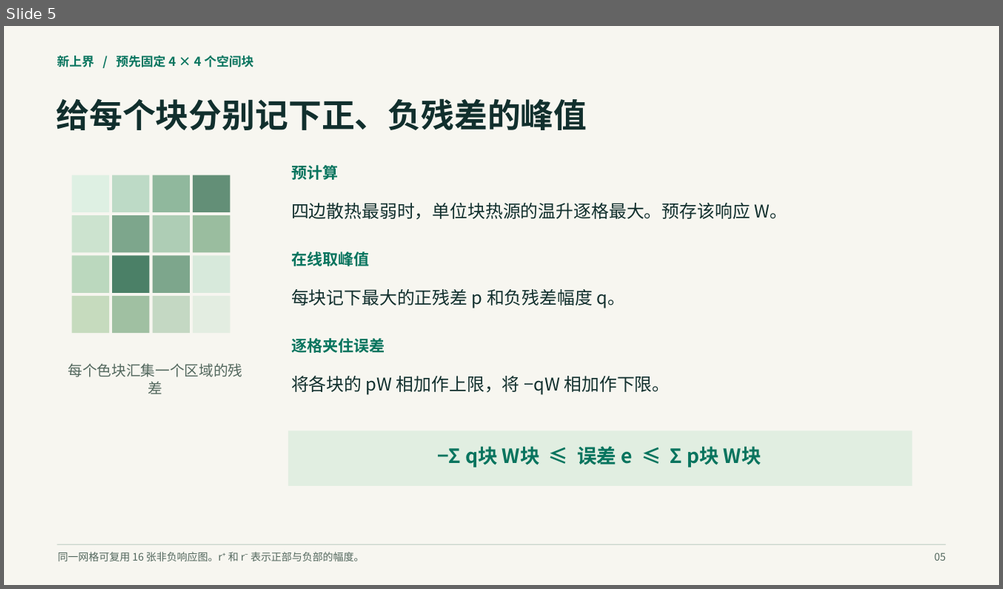
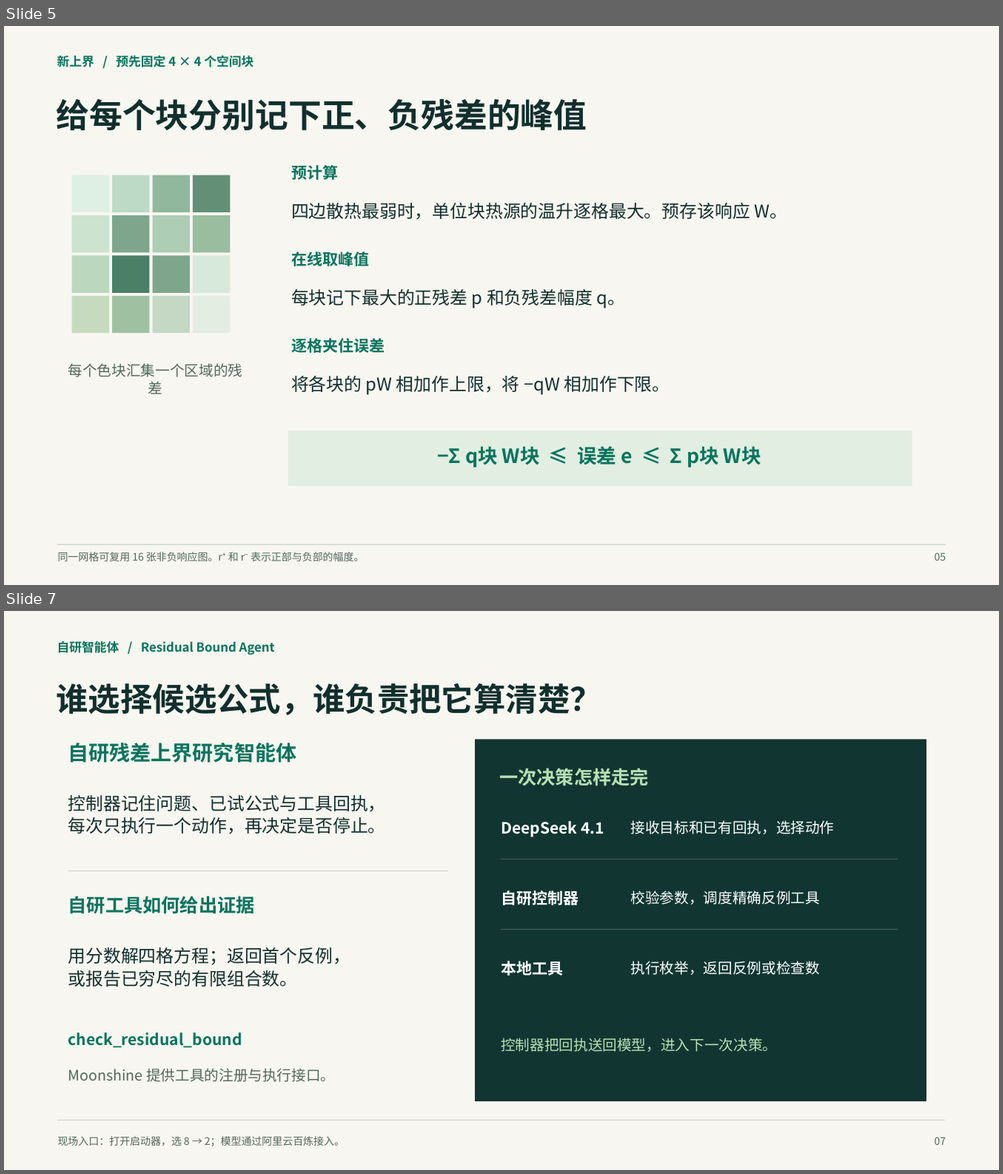
Before and after one commit to orgyuanbao/MoonshineThermalLab, a slide deck: MoonshineThermalLab/classroom/Moonshine热仿真课堂汇报.pptx. Shown one above the other, each under a label of ours: slide 5 before the commit, slides 5 and 7 after it; the slides between them are not shown. The pictures are 1003x589 and 1003x1174 pixels, drawn with LibreOffice and Linux fonts; fonts in the diff are those of the drawing. Boxes give left, top, right and bottom in pixels: in the first picture for what was removed or moved away, otherwise in the second. Text is boxed around its words. In the diff, an @@ line names an element or a change of style, - is before the commit and + after.

Commit message:
Explain DeepSeek 4.1's counterexample-guided study in the paper and classroom slides

```diff
--- a/MoonshineThermalLab/classroom/Moonshine热仿真课堂汇报.pptx
+++ b/MoonshineThermalLab/classroom/Moonshine热仿真课堂汇报.pptx
@@ slide 7 added at bbox=[4, 611, 999, 1170], background #F7F6F0 @@
@@ text added at bbox=[57, 641, 275, 655], 12 pt, text #08745E, bold @@
+自研智能体 / Residual Bound Agent
@@ text added at bbox=[57, 684, 602, 715], 31 pt, text #112F2D, bold @@
+谁选择候选公式，谁负责把它算清楚？
@@ text added at bbox=[68, 743, 296, 763], 20 pt, text #08745E, bold @@
+自研残差上界研究智能体
@@ rectangle added at bbox=[475, 739, 926, 1102], fill #113632 @@
@@ text added at bbox=[499, 768, 649, 786], 18 pt, text #B8E1B3, bold @@
+一次决策怎样走完
@@ text added at bbox=[68, 795, 386, 834], 17 pt, text #112F2D @@
+控制器记住问题、已试公式与工具回执，
+每次只执行一个动作，再决定是否停止。
@@ text added at bbox=[501, 821, 604, 837], 15 pt, text #FFFFFF, bold @@
+DeepSeek 4.1
@@ text added at bbox=[631, 820, 834, 834], 14 pt, text #FFFFFF @@
+接收目标和已有回执，选择动作
@@ line added from (68, 871) to (448, 871), #C8D3C9 1 pt @@
@@ line added from (501, 860) to (897, 860), #46645B 0.75 pt @@
@@ text added at bbox=[68, 896, 255, 914], 18 pt, text #08745E, bold @@
+自研工具如何给出证据
@@ text added at bbox=[501, 891, 578, 906], 15 pt, text #FFFFFF, bold @@
+自研控制器
@@ text added at bbox=[631, 891, 819, 905], 14 pt, text #FFFFFF @@
+校验参数，调度精确反例工具
@@ line added from (501, 930) to (897, 930), #46645B 0.75 pt @@
@@ text added at bbox=[68, 948, 350, 987], 17 pt, text #112F2D @@
+用分数解四格方程；返回首个反例，
+或报告已穷尽的有限组合数。
@@ text added at bbox=[501, 961, 563, 976], 15 pt, text #FFFFFF, bold @@
+本地工具
@@ text added at bbox=[631, 961, 819, 975], 14 pt, text #FFFFFF @@
+执行枚举，返回反例或检查数
@@ text added at bbox=[68, 1033, 242, 1048], 15 pt, text #08745E, bold @@
+check_residual_bound
@@ text added at bbox=[501, 1038, 777, 1052], 14 pt, text #B8E1B3 @@
+控制器把回执送回模型，进入下一次决策。
@@ text added at bbox=[68, 1068, 335, 1082], 14 pt, text #52675D @@
+Moonshine 提供工具的注册与执行接口。
@@ line added from (57, 1121) to (945, 1121), #C8D3C9 1 pt @@
@@ text added at bbox=[58, 1136, 344, 1147], 10 pt, text #52675D @@
+现场入口：打开启动器，选 8 → 2；模型通过阿里云百炼接入。
@@ text added at bbox=[934, 1137, 946, 1145], 10 pt, text #52675D @@
+07
```
Also in this commit, not shown: 10 slides changed, 2 other slides added, 15 other files.
